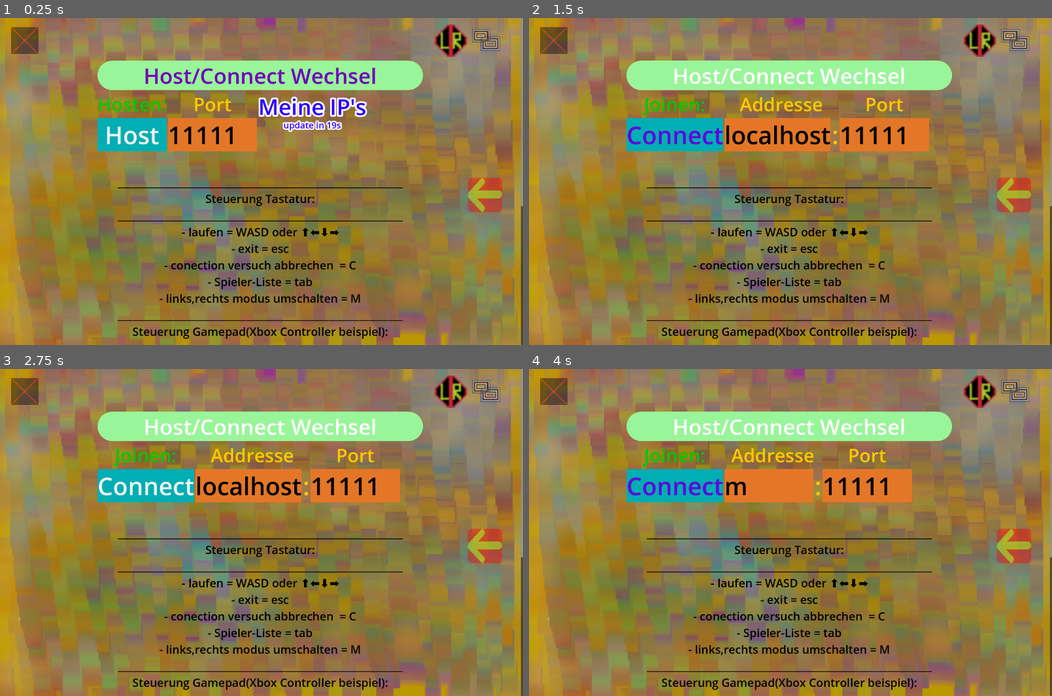
Above: before the commit, frames 1-4 (two rows, left to right).
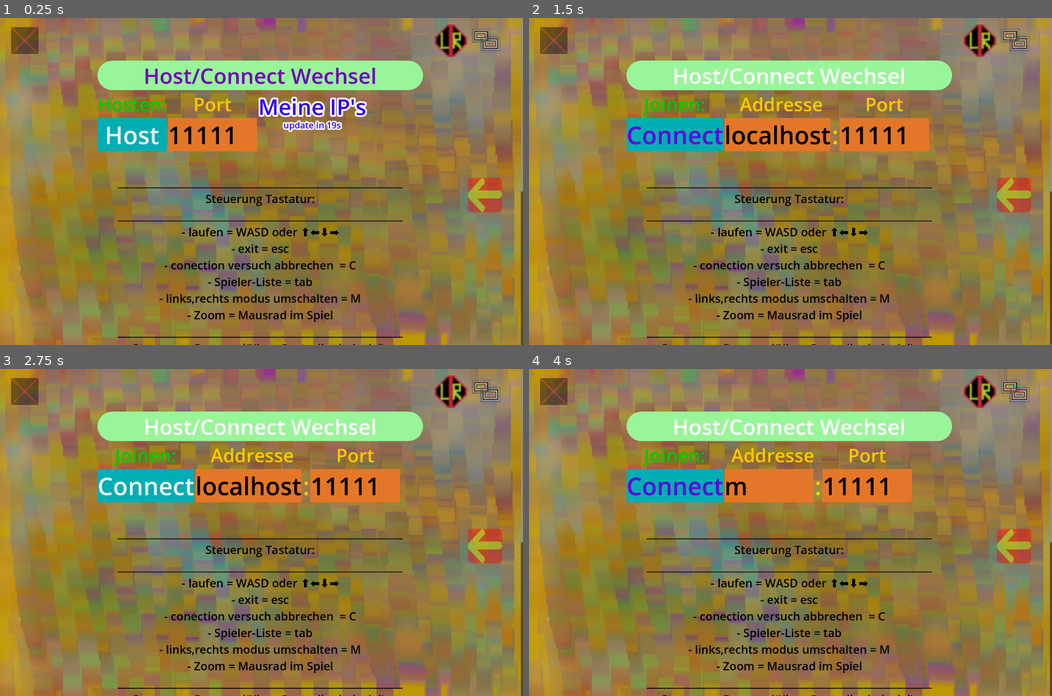
Above: after the commit, the same moments.

Repository: NIK-98/Paint_The_Ground
Game: Godot game, scene res://sceens/main.tscn
Same seed, same stepped clock (60 frames per second), same inputs: the game is played once before the commit and once after it.
Inputs (mouse positions are in pixels of both pictures, inside the frame that each line leads up to):
- Up to frame 1 (0.25 s): no input
- Up to frame 2 (1.5 s): click "Host" at 0.5 s; click "Host/Connect Wechsel" at 1.25 s
- Up to frame 3 (2.75 s): click "Connect" at 2 s
- Up to frame 4 (4 s): move the mouse to (905, 516) at 2.77 s; hold D (right) 2.78-3.53 s; tap M (modus) at 2.85, 3.8 s; click (905, 516) at 2.92 s; move the mouse to (685, 548) at 3.52 s; hold S (down) from 3.53 s (still down); tap Tab (Info) at 3.6 s; click (685, 548) at 3.67 s

The runs differ from the first frame. In frame 1, 1.3% of the frame differs, in the area x 22-100%, y 53-100%; in frame 2, 1.3%; in frame 3, 1.3%; in frame 4, 1.3%.

Commit message:
In game Zoom hinzugefügt

Diff:
--- a/project.godot
+++ b/project.godot
@@ -103,6 +103,16 @@
 , Object(InputEventJoypadButton,"resource_local_to_scene":false,"resource_name":"","device":-1,"button_index":3,"pressure":0.0,"pressed":false,"script":null)
 ]
 }
+zoomin={
+"deadzone": 0.5,
+"events": [Object(InputEventJoypadButton,"resource_local_to_scene":false,"resource_name":"","device":-1,"button_index":10,"pressure":0.0,"pressed":false,"script":null)
+]
+}
+zoomout={
+"deadzone": 0.5,
+"events": [Object(InputEventJoypadButton,"resource_local_to_scene":false,"resource_name":"","device":-1,"button_index":9,"pressure":0.0,"pressed":false,"script":null)
+]
+}
 
 [input_devices]
 
--- a/sceens/level.tscn
+++ b/sceens/level.tscn
@@ -1,10 +1,12 @@
-[gd_scene load_steps=46 format=3 uid="uid://cdp31movrikk0"]
+[gd_scene load_steps=48 format=3 uid="uid://cdp31movrikk0"]
 
 [ext_resource type="Script" path="res://scripts/level.gd" id="1_5145t"]
 [ext_resource type="PackedScene" uid="uid://bct2wlof30lbq" path="res://sceens/player.tscn" id="2_yu47c"]
 [ext_resource type="PackedScene" uid="uid://dqayoki230ek2" path="res://sceens/score_label.tscn" id="3_eqqiv"]
 [ext_resource type="PackedScene" uid="uid://cj1swxdws84yf" path="res://sceens/Name.tscn" id="4_jptae"]
 [ext_resource type="PackedScene" uid="uid://fv2dn4il1f71" path="res://sceens/floor.tscn" id="5_h5l3x"]
+[ext_resource type="Texture2D" uid="uid://xwbas18gvier" path="res://assets/controll/right.png" id="6_w4ify"]
+[ext_resource type="Texture2D" uid="uid://bhkeqdlgelvn1" path="res://assets/controll/left.png" id="7_hdc0h"]
 [ext_resource type="Script" path="res://scripts/scoreboard.gd" id="9_7agv8"]
 [ext_resource type="Script" path="res://scripts/loby.gd" id="14_vxhbj"]
 [ext_resource type="Texture2D" uid="uid://66pot33mfidy" path="res://assets/background/menu.png" id="15_qppgb"]
@@ -424,6 +426,28 @@
 theme_override_fonts/font = SubResource("SystemFont_fe0qs")
 theme_override_font_sizes/font_size = 42
 
+[node name="zoomin" type="TouchScreenButton" parent="CanvasLayer"]
+position = Vector2(399, 54)
+scale = Vector2(0.6, 0.6)
+texture_normal = ExtResource("6_w4ify")
+visibility_mode = 1
+
+[node name="Labelzoom" type="Label" parent="CanvasLayer"]
+offset_left = 346.0
+offset_right = 445.0
+offset_bottom = 50.0
+theme_override_colors/font_color = Color(0.4, 1, 1, 1)
+theme_override_colors/font_outline_color = Color(0, 0, 0, 1)
+theme_override_constants/outline_size = 35
+theme_override_font_sizes/font_size = 36
+text = "Zoom"
+
+[node name="zoomout" type="TouchScreenButton" parent="CanvasLayer"]
+position = Vector2(323, 54)
+scale = Vector2(0.6, 0.6)
+texture_normal = ExtResource("7_hdc0h")
+visibility_mode = 1
+
 [node name="Tap" type="CanvasLayer" parent="."]
 
 [node name="CenterContainer" type="CenterContainer" parent="Tap"]
@@ -662,6 +686,8 @@
 [node name="Timerrestart" type="Timer" parent="."]
 wait_time = 0.5
 
+[connection signal="pressed" from="CanvasLayer/zoomin" to="." method="_on_zoomin_pressed"]
+[connection signal="pressed" from="CanvasLayer/zoomout" to="." method="_on_zoomout_pressed"]
 [connection signal="pressed" from="loby/CenterContainer/VBoxContainer/HBoxContainer/J" to="loby" method="_on_j_pressed"]
 [connection signal="pressed" from="loby/CenterContainer/VBoxContainer/HBoxContainer/M" to="loby" method="_on_m_pressed"]
 [connection signal="pressed" from="loby/CenterContainer/VBoxContainer/Random" to="loby" method="_on_random_pressed"]
--- a/sceens/player.tscn
+++ b/sceens/player.tscn
@@ -52,6 +52,7 @@
 shape = SubResource("RectangleShape2D_ti31n")
 
 [node name="Camera2D" type="Camera2D" parent="."]
+zoom = Vector2(0.7, 0.7)
 limit_left = 0
 limit_top = 0
 position_smoothing_speed = 64.0
--- a/sceens/ui.tscn
+++ b/sceens/ui.tscn
@@ -264,6 +264,7 @@
 - conection versuch abbrechen  = C
 - Spieler-Liste = tab
 - links,rechts modus umschalten = M
+- Zoom = Mausrad im Spiel
 __________________________________________________________
 Steuerung Gamepad(Xbox Controller beispiel):
 __________________________________________________________
@@ -272,6 +273,7 @@
 - conection versuch abbrechen  = B button
 - Spieler-Liste = menü button
 - links,rechts modus umschalten = Y button
+- Zoom = RB/LB im Spiel
 __________________________________________________________
 Steuerung Android:
 __________________________________________________________
@@ -280,7 +282,8 @@
 - exit = button links oben
 - conection versuch abbrechen  =button rechts in der Mitte
 - Spieler-Liste = button oben rechts
-- links,rechts modus umschalten = links neben Spieler-Liste"
+- links,rechts modus umschalten = links neben Spieler-Liste
+- Zoom = buttons unter dem wort Zoom im Spiel"
 horizontal_alignment = 1
 
 [node name="ips_update_timer" type="Timer" parent="."]
--- a/scripts/level.gd
+++ b/scripts/level.gd
@@ -300,3 +300,17 @@
 	set_timer_subnode.rpc("Timer", true)
 	set_timer_subnode.rpc("Timerbomb", true)
 	starting_game()
+
+
+func _on_zoomin_pressed() -> void:
+	$Players.get_node(str(multiplayer.get_unique_id())).get_node("Camera2D").zoom *= 0.9  # Zoom in
+	# Zoom-Grenzen anwenden
+	$Players.get_node(str(multiplayer.get_unique_id())).get_node("Camera2D").zoom.x = clamp($Players.get_node(str(multiplayer.get_unique_id())).get_node("Camera2D").zoom.x, $Players.get_node(str(multiplayer.get_unique_id())).min_zoom, $Players.get_node(str(multiplayer.get_unique_id())).max_zoom)
+	$Players.get_node(str(multiplayer.get_unique_id())).get_node("Camera2D").zoom.y = clamp($Players.get_node(str(multiplayer.get_unique_id())).get_node("Camera2D").zoom.y, $Players.get_node(str(multiplayer.get_unique_id())).min_zoom, $Players.get_node(str(multiplayer.get_unique_id())).max_zoom)
+
+
+func _on_zoomout_pressed() -> void:
+	$Players.get_node(str(multiplayer.get_unique_id())).get_node("Camera2D").zoom *= 1.1 # Zoom out
+	# Zoom-Grenzen anwenden
+	$Players.get_node(str(multiplayer.get_unique_id())).get_node("Camera2D").zoom.x = clamp($Players.get_node(str(multiplayer.get_unique_id())).get_node("Camera2D").zoom.x, $Players.get_node(str(multiplayer.get_unique_id())).min_zoom, $Players.get_node(str(multiplayer.get_unique_id())).max_zoom)
+	$Players.get_node(str(multiplayer.get_unique_id())).get_node("Camera2D").zoom.y = clamp($Players.get_node(str(multiplayer.get_unique_id())).get_node("Camera2D").zoom.y, $Players.get_node(str(multiplayer.get_unique_id())).min_zoom, $Players.get_node(str(multiplayer.get_unique_id())).max_zoom)
--- a/scripts/player.gd
+++ b/scripts/player.gd
@@ -20,6 +20,10 @@
 var ende = false
 @export var paint_radius = 2
 
+# Zoom-Grenzen festlegen
+var min_zoom = 0.8
+var max_zoom = 2.0
+
 @onready var camera = $Camera2D
 
 func _enter_tree():
@@ -127,6 +131,29 @@
 		if i.is_in_group("time"):
 			if not i.visible:
 				i.visible = true
+
+
+func _input(event):
+	if event is InputEventMouseButton:
+		if event.button_index == MOUSE_BUTTON_WHEEL_UP:
+			camera.zoom *= 0.9  # Zoom in
+		elif event.button_index == MOUSE_BUTTON_WHEEL_DOWN:
+			camera.zoom *= 1.1  # Zoom out
+
+		# Zoom-Grenzen anwenden
+		camera.zoom.x = clamp(camera.zoom.x, min_zoom, max_zoom)
+		camera.zoom.y = clamp(camera.zoom.y, min_zoom, max_zoom)
+
+	if Input.is_action_pressed("zoomin"):
+		camera.zoom *= 0.9  # Zoom in
+		# Zoom-Grenzen anwenden
+		camera.zoom.x = clamp(camera.zoom.x, min_zoom, max_zoom)
+		camera.zoom.y = clamp(camera.zoom.y, min_zoom, max_zoom)
+	if Input.is_action_pressed("zoomout"):
+		camera.zoom *= 1.1  # Zoom out
+		# Zoom-Grenzen anwenden
+		camera.zoom.x = clamp(camera.zoom.x, min_zoom, max_zoom)
+		camera.zoom.y = clamp(camera.zoom.y, min_zoom, max_zoom)
 
 
 @rpc("any_peer","call_local")
